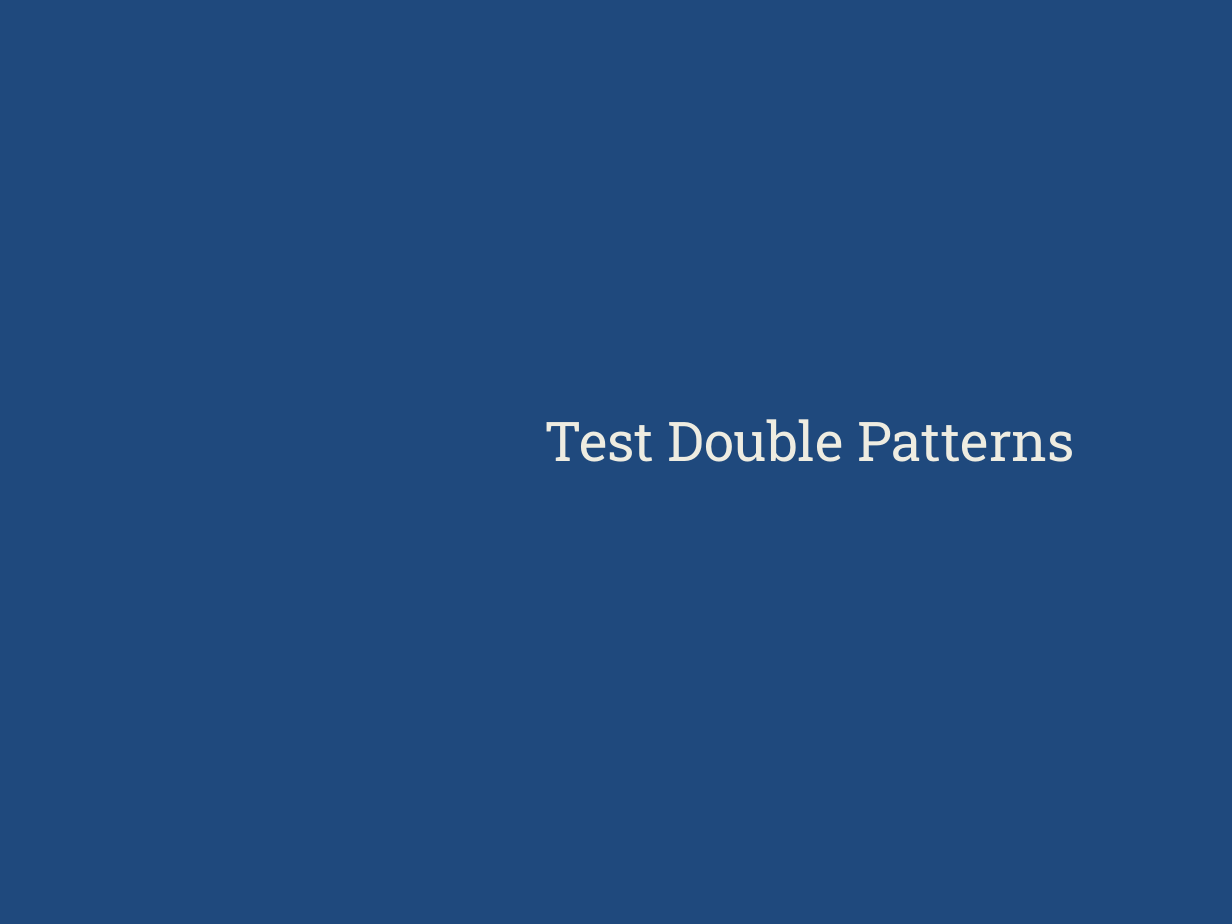
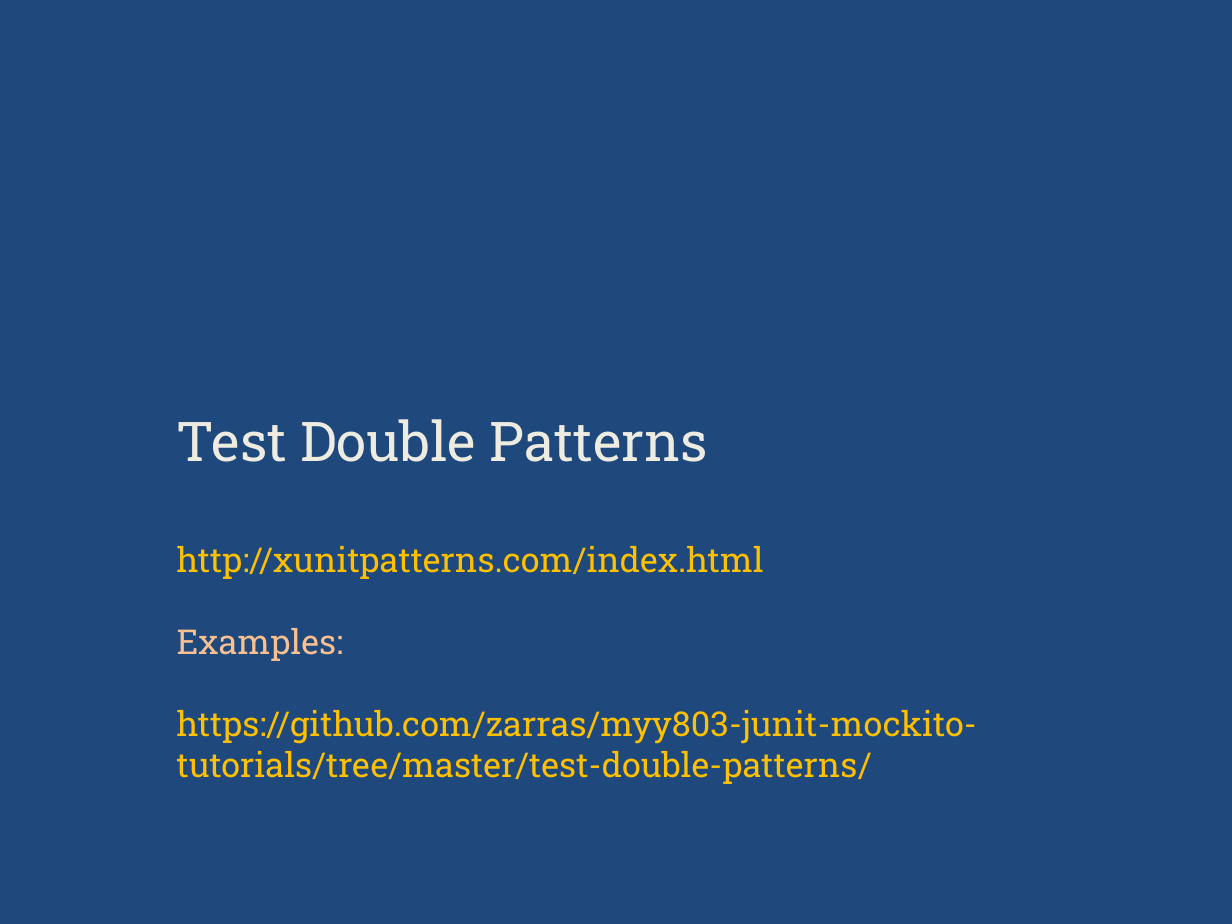
Before and after one commit to zarras/myy803-slides, a slide deck: slide 52 of 6-SoftEng-Testing.ppt. Drawn at 1232x924 pixels with LibreOffice and Linux fonts; fonts in the diff are those of the drawing. Boxes give left, top, right and bottom in pixels: in the first picture for what was removed or moved away, otherwise in the second. Text is boxed around its words. In the diff, an @@ line names an element or a change of style, - is before the commit and + after.

Commit message:
testing slides (added references to examples)

```diff
--- a/6-SoftEng-Testing.ppt
+++ b/6-SoftEng-Testing.ppt
@@ title at bbox=[177, 419, 977, 784]: text changed; size 32 to 20 pt; text colour #EEECE1 to #FFC000 @@
-Test Double Patterns
+Test Double Patterns
+http://xunitpatterns.com/index.html
+Examples:
+https://github.com/zarras/myy803-junit-mockito-tutorials/tree/master/test-double-patterns/
```
Also in this commit, not shown: 5 other slides changed, 1 other file.
